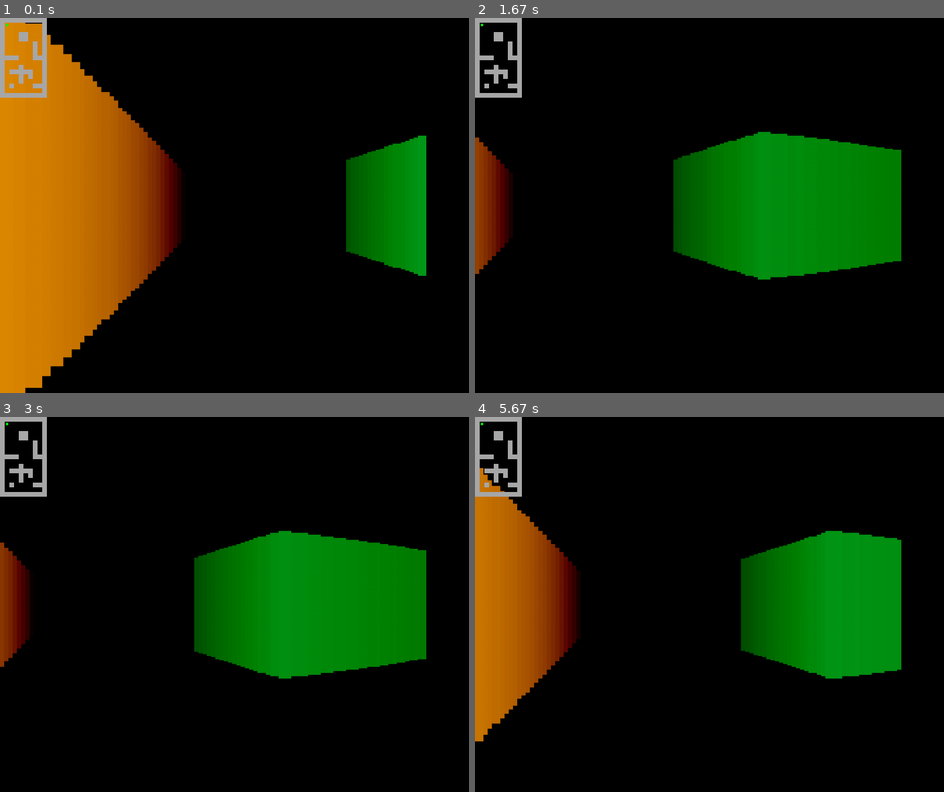
Above: before the commit, frames 1-4 (two rows, left to right).
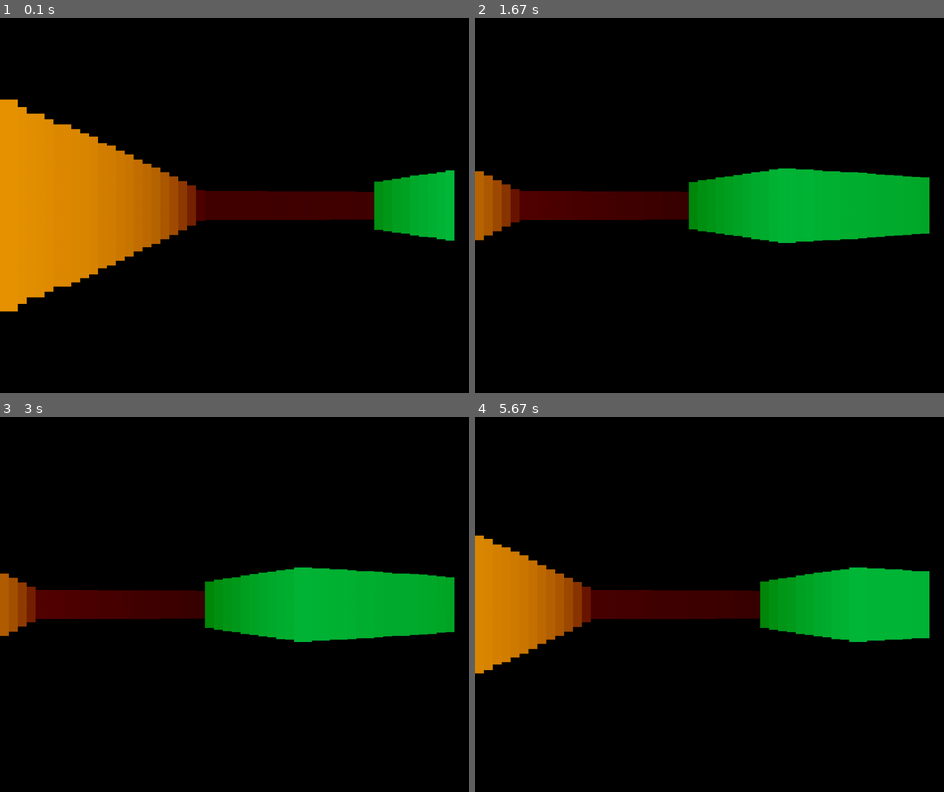
Above: after the commit, the same moments.

Repository: RefasTV/DoomPygame
Game: pygame game, started from Game.py
The game is run twice, just before and just after one commit, with the same random seed, the same clock (stepped at 60 frames per second) and the same inputs.
Inputs:
- Up to frame 1 (0.1 s): no input
- Up to frame 2 (1.67 s): hold Right 0.33-0.8 s; hold Right 0.83-1.3 s; hold Left from 1.33 s (still down)
- Up to frame 3 (3 s): release Left at 1.87 s; hold Left 1.9-2.3 s; hold Right 2.33-2.97 s
- Up to frame 4 (5.67 s): hold Left 3-3.47 s; hold Right 3.5-3.97 s; hold Right 4-4.47 s; hold Left 4.5-5.03 s; hold Left 5.07-5.47 s; hold Right from 5.5 s (still down)

The runs differ from the first frame. In frame 1, 25% of the frame differs, in the area x 0-97%, y 0-100%; in frame 2, 23%; in frame 3, 23%; in frame 4, 24%.

Commit message:
bugs + low FPS + enemy

Diff:
--- a/Game.py
+++ b/Game.py
@@ -13,7 +13,7 @@
 run = True
 #bullets = []
 clock = pygame.time.Clock()
-numRays = 101
+numRays = 51
 screen = pygame.display.set_mode((H,W))
 tile = 400
 scaleX = H // numRays
@@ -31,7 +31,7 @@
         self.sprite = pudge
         self.size = 50 # cube 50 x 50
         self.baitDistance = 400
-        self.moveSlow = 100
+        self.moveSlow = 500
         #self.ray = Ray()
 
     def MoveToPlayer(self):
@@ -52,49 +52,50 @@
 
         pygame.draw.circle(screen, "green", GHP, 5)
 
-    def GetDepth(self):
-        lenX = W * math.cos(self.angle) / 100 #Parts of rayX (1/100) Части лучаХ (поделили его на 100 маленьких частей)  player.posX +
-        lenY = W * math.sin(self.angle) / 100 #Parts of rayY (1/100) player.posY +
-
-        for i in range(1,100): # Founding the point by multiplying it on i
-            if (len(map.map) > (player.posY + lenY * i )// 100 >= 0 and len(map.map[0]) > (player.posX + lenX * i) // 100 >= 0): # can check next string?
-                if (map.map[int((player.posY + lenY * i) // 100)][int((player.posX + lenX * i) // 100)] == 1): # if in block:
-                    return (i) # return depth
-        return (200)
-
-    def GetHitPoint(self):
-        EnemysPos = []
+    def GetWallDepth(self):
         lenX = W * math.cos(self.angle) / 100 #Parts of rayX (1/100)
         lenY = W * math.sin(self.angle) / 100 #Parts of rayY (1/100)
 
         for i in range(1,100): # Founding the point by multiplying it on i
-            if (map.map[int((player.posY + lenY * i) // 100)][int((player.posX + lenX * i) // 100)] == 1): # if in block
-                return (player.posX + lenX * i, player.posY + lenY* i) # return points
-            if ((int((player.posX + lenX * i) // 50),int((player.posY + lenY * i) // 50)) in EnemysPos): # if in enemy:
-                EnemysPos.remove((int((player.posX + lenX * i) // 50),int((player.posY + lenY * i) // 50)))
-                return (player.posX + lenX * i, player.posY + lenY* i) # return point
-        return (0,0)
-
-    def GetHitPointEnemy(self):
-        EnemysPos = []
+            if (map.map[int((player.posY + lenY * i) // 100)][int((player.posX + lenX * i) // 100)] == 1): # if in block:
+                return (i) # return depth
+        return (200)
+    def GetEnemyDepth(self):
         lenX = W * math.cos(self.angle) / 100 #Parts of rayX (1/100)
         lenY = W * math.sin(self.angle) / 100 #Parts of rayY (1/100)
-        for enem in enemyes:
-            EnemysPos.append((int(enem.posX // 50), int(enem.posY // 50)))
 
         for i in range(1,100): # Founding the point by multiplying it on i
+            if ((int((player.posX + lenX * i) // 50),int((player.posY + lenY * i) // 50)) in EnemyesPos): # if in enemy:
+                return i
+        return (200)
+
+    def GetHitPoint(self):
+        EnemyesPosXY = EnemyesPos
+        lenX = W * math.cos(self.angle) / 100 #Parts of rayX (1/100)
+        lenY = W * math.sin(self.angle) / 100 #Parts of rayY (1/100)
+        WallX, WallY, EnemyX, EnemyY = 0,0,0,0
+        for i in range (1,100): # Founding the point by multiplying it on i
+            if (len(map.map) > (player.posY + lenY * i )// 100 >= 0 and len(map.map[0]) > (player.posX + lenX * i) // 100 >= 0):
+                if (map.map[int((player.posY + lenY * i) // 100)][int((player.posX + lenX * i) // 100)] == 1): # if in block
+                    return (player.posX + lenX * i, player.posY + lenY * i,EnemyX,EnemyY) # return points
+            if ((int((player.posX + lenX * i) // 50),int((player.posY + lenY * i) // 50)) in EnemyesPosXY): # if in enemy:
+                EnemyesPosXY.remove((int((player.posX + lenX * i) // 50),int((player.posY + lenY * i) // 50)))
+                EnemyX, EnemyY = player.posX + lenX * i, player.posY + lenY* i
+        return (WallX,WallY,EnemyX,EnemyY)
+    '''
+    def GetHitPointEnemy(self):
+        lenX = W * math.cos(self.angle) / 50#100 #Parts of rayX (1/100)
+        lenY = W * math.sin(self.angle) / 50#100 #Parts of rayY (1/100)
+
+        for i in range(1,50): # 100 Founding the point by multiplying it on i
             if (map.map[int((player.posY + lenY * i) // 100)][int((player.posX + lenX * i) // 100)] == 1): # if in block
                 return (0,0) # return points
-            if ((int((player.posX + lenX * i) // 50),int((player.posY + lenY * i) // 50)) in EnemysPos): # if in enemy:
-                EnemysPos.remove((int((player.posX + lenX * i) // 50),int((player.posY + lenY * i) // 50)))
+            if ((int((player.posX + lenX * i) // 50),int((player.posY + lenY * i) // 50)) in EnemyesPos): # if in enemy:
+                EnemyesPos.remove((int((player.posX + lenX * i) // 50),int((player.posY + lenY * i) // 50)))
                 return (player.posX + lenX * i, player.posY + lenY* i) # return point
 
         return (0,0)
-
-
-    def GetDistance(self):
-        x,y = self.GetHitPoint()
-        return (x - player.posX,y - player.posY)
+    '''
 
 '''
 class Bullet:
@@ -121,7 +122,7 @@
             [1,'_','_','_', 1,  1,    '_', '_','_',1],
             [1,'_','_','_','_', '_',  '_', 1,'_',1],
             [1,'_' ,'_', '_','_', '_','_', 1,'_',1],
-            [1,'_' ,'_', '_','_','_','_', 1,'_',1],
+            [1,'_' ,'_', '_','_','enemy','_', 1,'_',1],
             [1, 1,  1,  1,'_','_', '_',  1,  1, 1],
             [1,'_','_','_','_','_', '_','_','_',1],
             [1,'_','_','_',1,'_', '_',  '_','_',1],
@@ -159,41 +160,43 @@
                 if (self.map[j][i] == 1):
                     pygame.draw.rect(screen,'darkgray',(i*100, j*100, 100, 100))
 
-    def drawWalls(self):
+
+    def newDraw(self): # Draw 3D
         for curRay in range(numRays):
-            GHPx,GHPy = rays[curRay].GetHitPoint()
-            proj_coff = dist * tile
-            depth = rays[curRay].GetDepth()
-            proj_h = proj_coff / depth
-            depth *= math.cos(player.angle - rays[curRay].angle) # Remove Fisheye
-
-
-            c1,c2,c3 = self.colorMap[int(GHPy//100)][int(GHPx//100)]
-            if (c1 - depth*3 < 0):
-                c1 = 0
-            else:
-                c1 -= depth * 3
-            if (c2 - depth * 3< 0):
-                c2 = 0
-            else:
-                c2 -= depth * 3
-            if (c3 - depth * 3< 0):
-                c3 = 0
-            else:
-                c3 -= depth * 3
-            pygame.draw.rect(screen, [c1, c2, c3],
-                            (scaleX * curRay, W / 2 - proj_h // 2, scaleX, proj_h))
-
-    def drawEnemyes(self):
-        for curRay in range(numRays):
-            GHPx,GHPy = rays[curRay].GetHitPointEnemy()
-            if (GHPx,GHPy) != (0,0):
-                screen.blit(pudge, (0,0))#screen,(scaleX * curRay, W / 2 - proj_h // 2, scaleX, proj_h))
-
-
-    def newDraw(self): # Draw 3D
-        self.drawWalls()
-        self.drawEnemyes()
+            wallx, wally,enemyx, enemyy = rays[curRay].GetHitPoint()
+            if (wallx,wally) != (0,0):
+                proj_coff = dist * tile
+                depth = rays[curRay].GetWallDepth()
+                proj_h = proj_coff / depth
+                depth *= math.cos(player.angle - rays[curRay].angle) # Remove Fisheye
+
+
+                c1,c2,c3 = self.colorMap[int(wally//100)][int(wallx//100)]
+                if (c1 - depth * 2 < 0):
+                    c1 = 0
+                else:
+                    c1 -= depth * 2
+                if (c2 - depth * 2 < 0):
+                    c2 = 0
+                else:
+                    c2 -= depth * 2
+                if (c3 - depth * 2 < 0):
+                    c3 = 0
+                else:
+                    c3 -= depth * 2
+                if (c1 > 15 or c2 > 15 or c3 > 15):
+                    pygame.draw.rect(screen, [c1, c2, c3],
+                                    (scaleX * curRay, W / 2 - proj_h // 2, scaleX, proj_h))
+
+            if (enemyx,enemyy) != (0,0):
+                depth = rays[curRay].GetEnemyDepth()
+                scaleSize = depth / 2
+                if (scaleSize < 0):
+                    scaleSize = 0
+                elif (scaleSize > 50):
+                    scaleSize = 50
+                newPudge = pygame.transform.scale(pudge,((50-scaleSize) * 10, (50-scaleSize) * 10))
+                screen.blit(newPudge, (curRay * 10, W // 2))
 
     def MiniMap(self):
         for j in range(len(map.map)):
@@ -266,7 +269,7 @@
 
 def ThreeD():
     map.newDraw()
-    map.MiniMap()
+    #map.MiniMap()
 
 
 ##########Class Objects##########
@@ -274,6 +277,7 @@
 map = Map()
 rays = [0] * numRays
 enemyes = [Enemy()]
+EnemyesPos = []
 
 ##########Run################
 pygame.init()
@@ -283,26 +287,17 @@
 
     clock.tick(600)
     for i in range(numRays):
-        '''
-        if (i == 0):
-            rays[i] = Ray(player.angle - player.cameraSens * 20)
-        if i == 1:
-            rays[i] = Ray(player.angle - player.cameraSens * 10)
-        if i == 2:
-            rays[i] = Ray(player.angle)
-        if i == 3:
-            rays[i] = Ray(player.angle + player.cameraSens * 10)
-        if i == 4:
-            rays[i] = Ray(player.angle + player.cameraSens * 20)
-        '''
-
-    ##################### FIX #####################
         if i == numRays / 2 - 0.5:
             rays[i] = Ray(player.angle)
         if i < numRays / 2:
             rays[i] = Ray(player.angle - FOV/numRays * (numRays/2 - i))
         if i > numRays / 2:
             rays[i] = Ray(player.angle + FOV/numRays * (i - numRays/2))
+
+
+    for enem in enemyes:
+        EnemyesPos.append((int(enem.posX // 50), int(enem.posY // 50)))
+
 
     pygame.display.set_caption(f'{clock.get_fps() : .1f}')
     for ev in pygame.event.get():
